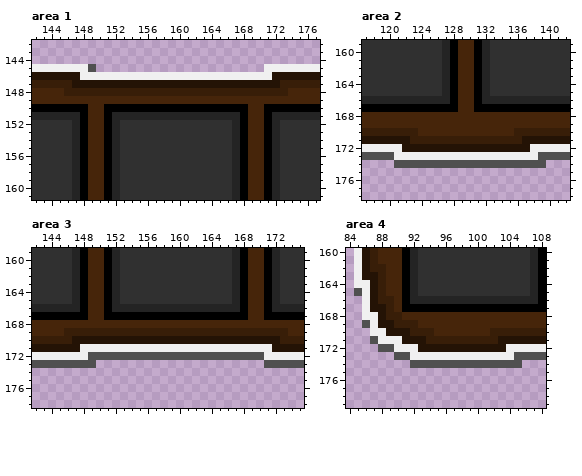
Pixel-art file, stored at desktop/bin/main/atlas/atlasSprites/testLayout.aseprite. Above, as it was before the edit.
320x180 pixels, 1 frame. Colours within 5 levels of each other are drawn and written as one. Shown: area 1: x 142..177, y 142..161; area 2: x 117..142, y 159..178; area 3: x 142..175, y 159..178; area 4: x 84..108, y 160..179. The commit also changed other parts of the picture, which this record leaves out.
After the commit:
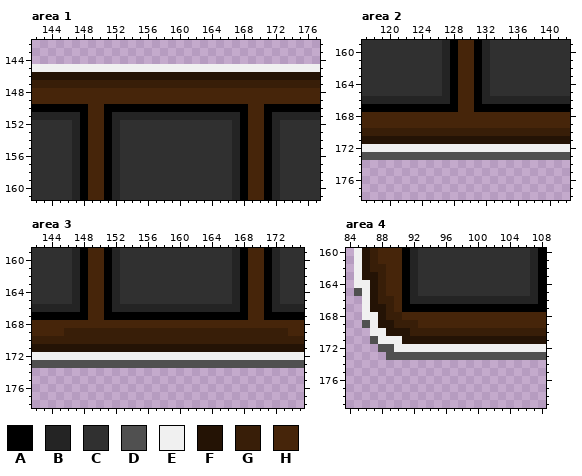
Palette (. is transparent): A #000000  B #242424  C #303030  D #505050  E #f0f0f0  F #241305  G #381e08  H #46250a
Diff:
Area 1, layer "Hotbar":
The author put colour E in row 145 at x 150 to 170.
Colour D becomes colour E in row 145 at x 149.
Colour E becomes colour F in row 146 at x 148 to 171.
Colour F becomes colour G in row 147 at x 147 to 172.
Colour G becomes colour H in row 148 at x 146 to 173.
Area 2, layer "Hotbar":
Colour E becomes colour D in row 173 at x 121 to 138.
Colour F becomes colour E in row 172 at x 122 to 137.
Colour G becomes colour F in row 171 at x 123 to 136.
Colour H becomes colour G in row 170 at x 124 to 135.
The edit erases colour D in row 174 at x 121 to 139.
Area 3, layer "Hotbar":
The author put colour D in row 173 at x 150 to 170.
Colour D becomes colour E in row 172 at x 149 to 170.
Colour E becomes colour F in row 171 at x 148 to 171.
Colour F becomes colour G in row 170 at x 147 to 172.
Area 4, layer "Hotbar":
The author put colour D in row 173 at x 89.
Colour E becomes colour D in row 173 at x 92 to 104.
Colour F becomes colour E in row 172 at x 93 to 103.
Colour G becomes colour F in row 171 at x 94 to 102.
Colour H becomes colour G in row 170 at x 95 to 101.
The edit erases colour D in row 174 at x 92 to 105.
Where, in picture pixels (left, top, right, bottom), the same in both pictures:
changed: (64, 64, 288, 96)
changed: (394, 128, 546, 168)
changed: (72, 336, 280, 368)
changed: (386, 328, 522, 368)
